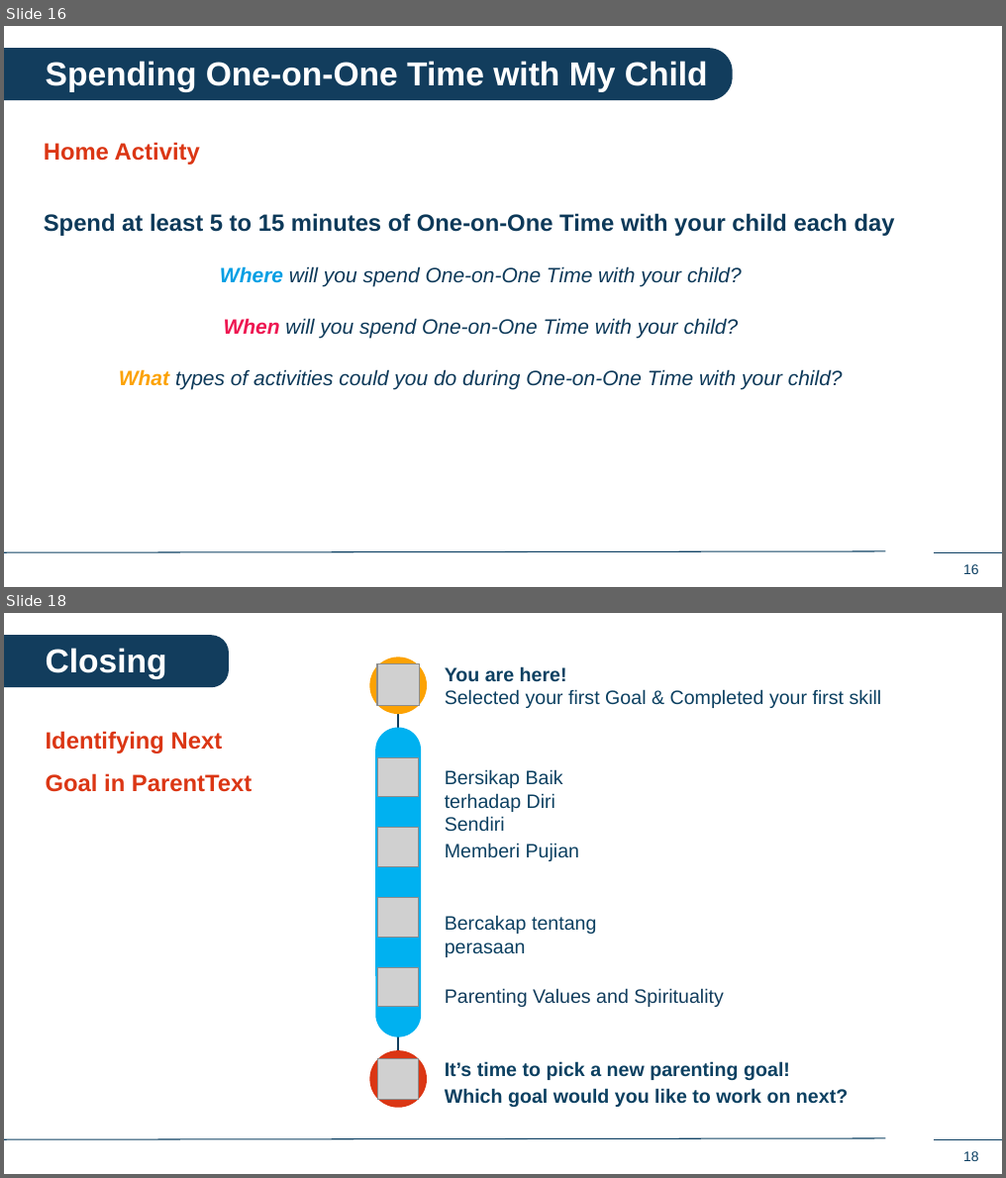
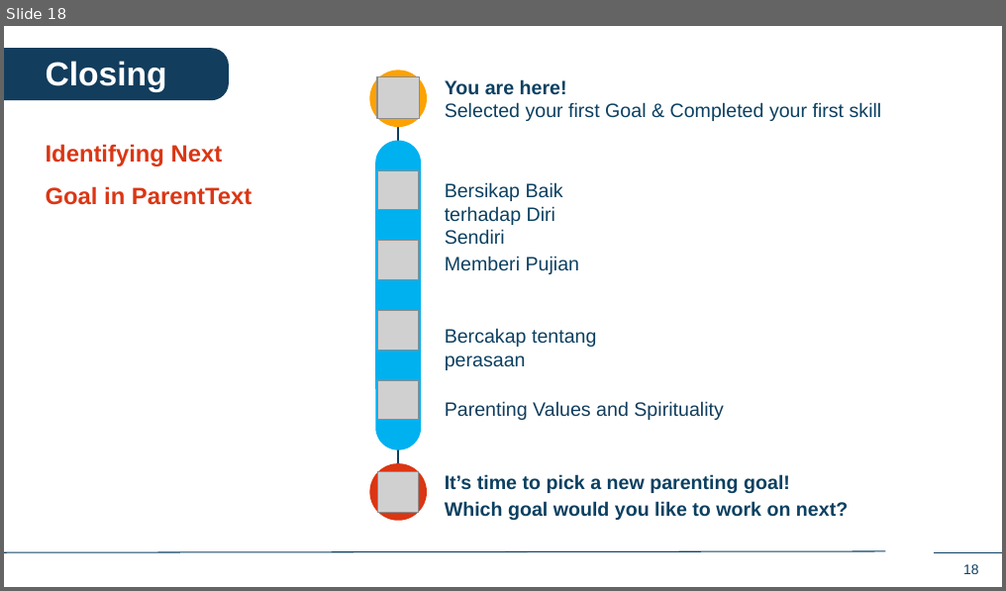
Before and after one commit to IDEMSInternational/plh-digital-content, a slide deck: translations/facilitator_app_malaysia/ms/ms_in_person_sessions.pptx. Shown one above the other, each under a label of ours: slides 16 and 18 before the commit, slide 18 after it; the slides between them are not shown. The pictures are 1006x1178 and 1006x591 pixels, drawn with LibreOffice and Linux fonts; fonts in the diff are those of the drawing; grey boxes stand for pictures; background and template pictures are left out. Boxes give left, top, right and bottom in pixels: in the first picture for what was removed or moved away, otherwise in the second. Text is boxed around its words. In the diff, an @@ line names an element or a change of style, - is before the commit and + after.

```diff
--- a/translations/facilitator_app_malaysia/ms/ms_in_person_sessions.pptx
+++ b/translations/facilitator_app_malaysia/ms/ms_in_person_sessions.pptx
@@ slide 16 removed at (4,26,1002,587), background #FFFFFF; not listed: 3 template elements that a slide beside it also shows @@
@@ round same rect removed at (5,48,733,100) @@
@@ text removed at (46,61,708,92) @@
-Spending One-on-One Time with My Child
@@ text removed at (44,142,895,389) @@
-Home Activity
-Spend at least 5 to 15 minutes of One-on-One Time with your child each day
-Where will you spend One-on-One Time with your child?
-When will you spend One-on-One Time with your child?
-What types of activities could you do during One-on-One Time with your child?
```
Also in this commit, not shown: 5 slides changed, 12 slides added, 11 other slides removed.
